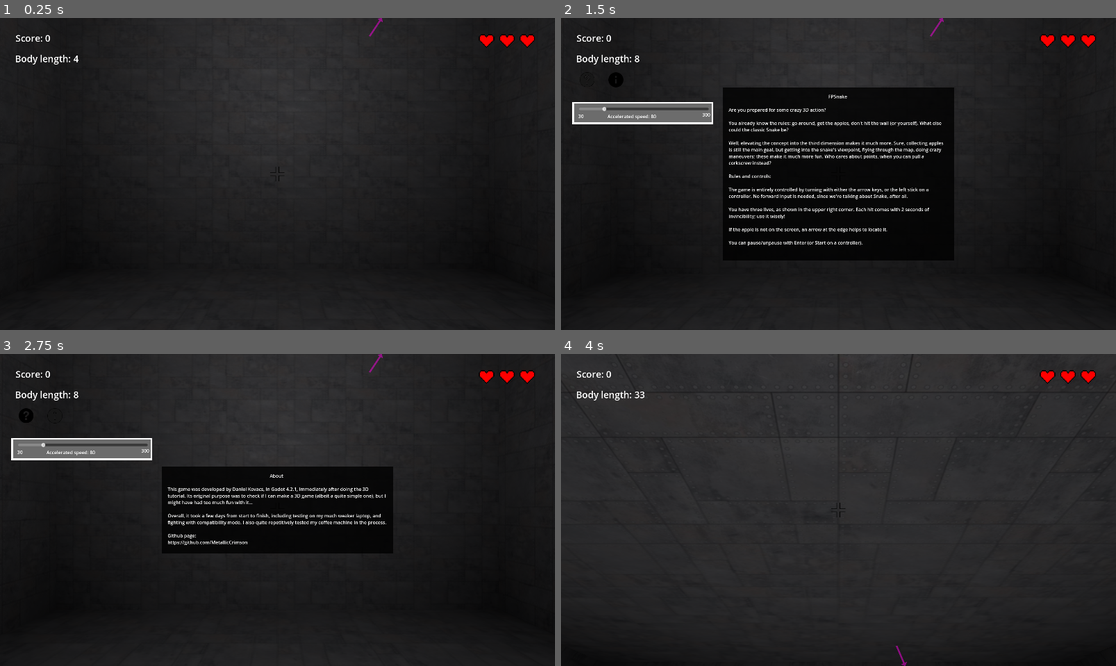
Above: before the commit, frames 1-4 (two rows, left to right).
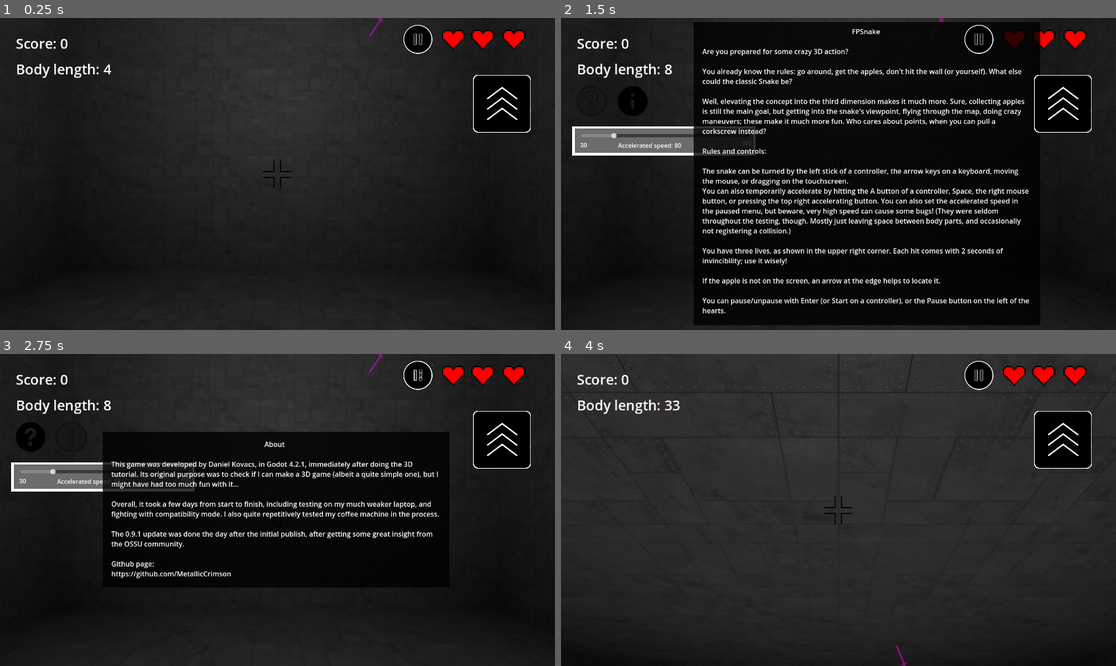
Above: after the commit, the same moments.

Repository: MetallicCrimson/FPSnake
Game: Godot game, scene res://scenes/main.tscn
The game is run twice, just before and just after one commit, with the same random seed, the same clock (stepped at 60 frames per second) and the same inputs.
Inputs (mouse positions are in pixels of both pictures, inside the frame that each line leads up to; where the layout moved, square brackets give the same spot in the first picture):
- Up to frame 1 (0.25 s): no input
- Up to frame 2 (1.5 s): tap Enter (restart_or_pause) at 0.5 s; hold Space (accelerate) 0.53-1.25 s; click (594, 102) [588, 80] at 1.25 s
- Up to frame 3 (2.75 s): click (72, 438) [55, 416] at 2 s
- Up to frame 4 (4 s): tap Enter (restart_or_pause) at 2.75 s; hold Down (move_down) 2.78-3.53 s; hold Space (accelerate) from 3.53 s (still down)

The runs differ from the first frame. In frame 1, 3.0% of the frame differs, in the area x 2-97%, y 2-55%; in frame 2, 33%, in the area x 2-97%, y 1-99%; in frame 3, 20%; in frame 4, 3.5%.

Commit message:
Modify for Android: touch controls, resize UI, etc.

Diff:
--- a/scenes/hud.tscn
+++ b/scenes/hud.tscn
@@ -8,218 +8,44 @@
 [ext_resource type="Texture2D" uid="uid://l2jbuejap7v4" path="res://resources/about_icon_hover.png" id="6_hdou2"]
 [ext_resource type="Texture2D" uid="uid://7ie35pp2pnph" path="res://resources/apple_arrow.png" id="7_u4evl"]
 [ext_resource type="Texture2D" uid="uid://beg3yp4g2f01" path="res://resources/heart_full_2.png" id="8_11by5"]
+[ext_resource type="Texture2D" uid="uid://kwf8473so2yl" path="res://resources/start_icon.png" id="9_5qqko"]
+
+[sub_resource type="CircleShape2D" id="CircleShape2D_wavjg"]
+radius = 50.0
 
 [node name="HUD" type="CanvasLayer"]
 process_mode = 2
 script = ExtResource("1_gtcwm")
 
 [node name="ScoreLabel" type="Label" parent="."]
-offset_left = 54.0
-offset_top = 47.0
-offset_right = 202.0
-offset_bottom = 104.0
+offset_left = 55.0
+offset_top = 54.0
+offset_right = 203.0
+offset_bottom = 111.0
+scale = Vector2(1.5, 1.5)
 theme_override_font_sizes/font_size = 32
 text = "Score: 0"
 
 [node name="Crosshair23" type="Sprite2D" parent="."]
 position = Vector2(960, 540)
+scale = Vector2(2, 2)
 texture = ExtResource("1_8fisi")
 
 [node name="BodyLabel" type="Label" parent="."]
-offset_left = 52.0
-offset_top = 118.0
-offset_right = 271.0
-offset_bottom = 163.0
+offset_left = 55.0
+offset_top = 143.0
+offset_right = 274.0
+offset_bottom = 188.0
+scale = Vector2(1.5, 1.5)
 theme_override_font_sizes/font_size = 32
 text = "Body length: 1"
 
-[node name="HelpButton" type="TextureButton" parent="."]
-offset_left = 65.0
-offset_top = 188.0
-offset_right = 116.0
-offset_bottom = 239.0
-texture_normal = ExtResource("3_cmojc")
-texture_hover = ExtResource("4_tphr2")
-
-[node name="HelpSign" type="ColorRect" parent="."]
-visible = false
-anchors_preset = 8
-anchor_left = 0.5
-anchor_top = 0.5
-anchor_right = 0.5
-anchor_bottom = 0.5
-offset_left = -400.0
-offset_top = -300.0
-offset_right = 400.0
-offset_bottom = 300.0
-grow_horizontal = 2
-grow_vertical = 2
-color = Color(0, 0, 0, 0.796078)
-
-[node name="RichTextLabel" type="RichTextLabel" parent="HelpSign"]
-layout_mode = 1
-anchors_preset = 8
-anchor_left = 0.5
-anchor_top = 0.5
-anchor_right = 0.5
-anchor_bottom = 0.5
-offset_left = -380.0
-offset_top = -280.0
-offset_right = 380.0
-offset_bottom = 280.0
-grow_horizontal = 2
-grow_vertical = 2
-text = "                                                                                   FPSnake
-
-Are you prepared for some crazy 3D action?
-
-You already know the rules: go around, get the apples, don't hit the wall (or yourself). What else could the classic Snake be?
-
-Well, elevating the concept into the third dimension makes it much more. Sure, collecting apples is still the main goal, but getting into the snake's viewpoint, flying through the map, doing crazy maneuvers; these make it much more fun. Who cares about points, when you can pull a corkscrew instead?
-
-Rules and controls:
-
-The game is entirely controlled by turning with either the arrow keys, or the left stick on a controller. No forward input is needed, since we're talking about Snake, after all.
-
-You have three lives, as shown in the upper right corner. Each hit comes with 2 seconds of invincibility; use it wisely!
-
-If the apple is not on the screen, an arrow at the edge helps to locate it.
-
-You can pause/unpause with Enter (or Start on a controller)."
-
-[node name="AboutButton" type="TextureButton" parent="."]
-offset_left = 164.0
-offset_top = 188.0
-offset_right = 216.0
-offset_bottom = 240.0
-texture_normal = ExtResource("5_xjp3p")
-texture_hover = ExtResource("6_hdou2")
-
-[node name="AboutSign" type="ColorRect" parent="."]
-anchors_preset = 8
-anchor_left = 0.5
-anchor_top = 0.5
-anchor_right = 0.5
-anchor_bottom = 0.5
-offset_left = -400.0
-offset_top = -150.0
-offset_right = 400.0
-offset_bottom = 150.0
-grow_horizontal = 2
-grow_vertical = 2
-color = Color(0, 0, 0, 0.796078)
-
-[node name="RichTextLabel" type="RichTextLabel" parent="AboutSign"]
-layout_mode = 1
-anchors_preset = 8
-anchor_left = 0.5
-anchor_top = 0.5
-anchor_right = 0.5
-anchor_bottom = 0.5
-offset_left = -380.0
-offset_top = -130.0
-offset_right = 380.0
-offset_bottom = 130.0
-grow_horizontal = 2
-grow_vertical = 2
-text = "                                                                                     About
-
-This game was developed by Daniel Kovacs, in Godot 4.2.1, immediately after doing the 3D tutorial. Its original purpose was to check if I can make a 3D game (albeit a quite simple one), but I might have had too much fun with it...
-
-Overall, it took a few days from start to finish, including testing on my much weaker laptop, and fighting with compatibility mode. I also quite repetitively tested my coffee machine in the process.
-
-Github page:
-https://github.com/MetallicCrimson"
-
-[node name="ArrowPivot" type="Node2D" parent="."]
-position = Vector2(960, 540)
-
-[node name="AppleArrow" type="Sprite2D" parent="ArrowPivot"]
-texture = ExtResource("7_u4evl")
-centered = false
-
-[node name="Heart1" type="Sprite2D" parent="."]
-position = Vector2(1683, 80)
-texture = ExtResource("8_11by5")
-
-[node name="Heart2" type="Sprite2D" parent="."]
-position = Vector2(1754, 80)
-texture = ExtResource("8_11by5")
-
-[node name="Heart3" type="Sprite2D" parent="."]
-position = Vector2(1824, 80)
-texture = ExtResource("8_11by5")
-
-[node name="GameOverSign" type="ColorRect" parent="."]
-visible = false
-anchors_preset = 8
-anchor_left = 0.5
-anchor_top = 0.5
-anchor_right = 0.5
-anchor_bottom = 0.5
-offset_left = -375.0
-offset_top = -150.0
-offset_right = 375.0
-offset_bottom = 150.0
-grow_horizontal = 2
-grow_vertical = 2
-color = Color(0, 0, 0, 0.552941)
-
-[node name="Label" type="Label" parent="GameOverSign"]
-layout_mode = 1
-anchors_preset = 8
-anchor_left = 0.5
-anchor_top = 0.5
-anchor_right = 0.5
-anchor_bottom = 0.5
-offset_left = -20.0
-offset_top = -11.5
-offset_right = 20.0
-offset_bottom = 11.5
-grow_horizontal = 2
-grow_vertical = 2
-theme_override_font_sizes/font_size = 40
-text = "Game Over!
-Press Enter/Start to restart."
-horizontal_alignment = 1
-vertical_alignment = 1
-
-[node name="PauseSign" type="ColorRect" parent="."]
-visible = false
-anchors_preset = 8
-anchor_left = 0.5
-anchor_top = 0.5
-anchor_right = 0.5
-anchor_bottom = 0.5
-offset_left = -250.0
-offset_top = -100.0
-offset_right = 250.0
-offset_bottom = 100.0
-grow_horizontal = 2
-grow_vertical = 2
-color = Color(0, 0, 0, 0.552941)
-
-[node name="Label" type="Label" parent="PauseSign"]
-layout_mode = 1
-anchors_preset = 8
-anchor_left = 0.5
-anchor_top = 0.5
-anchor_right = 0.5
-anchor_bottom = 0.5
-offset_left = -20.0
-offset_top = -11.5
-offset_right = 20.0
-offset_bottom = 11.5
-grow_horizontal = 2
-grow_vertical = 2
-theme_override_font_sizes/font_size = 40
-text = "Paused"
-
 [node name="SpeedChange" type="ColorRect" parent="."]
 offset_left = 39.0
-offset_top = 290.0
+offset_top = 375.0
 offset_right = 527.0
-offset_bottom = 367.0
+offset_bottom = 452.0
+scale = Vector2(1.3, 1.3)
 
 [node name="ColorRect" type="ColorRect" parent="SpeedChange"]
 layout_mode = 0
@@ -230,6 +56,7 @@
 color = Color(0.423529, 0.423529, 0.423529, 1)
 
 [node name="SpeedSlider" type="HSlider" parent="SpeedChange"]
+layout_mode = 0
 offset_left = 23.0
 offset_top = 17.0
 offset_right = 472.0
@@ -264,6 +91,208 @@
 offset_bottom = 62.0
 text = "Accelerated speed: 80"
 
+[node name="HelpButton" type="TextureButton" parent="."]
+offset_left = 55.0
+offset_top = 236.0
+offset_right = 106.0
+offset_bottom = 287.0
+scale = Vector2(2, 2)
+texture_normal = ExtResource("3_cmojc")
+texture_hover = ExtResource("4_tphr2")
+
+[node name="AboutButton" type="TextureButton" parent="."]
+offset_left = 196.0
+offset_top = 236.0
+offset_right = 248.0
+offset_bottom = 288.0
+scale = Vector2(2, 2)
+texture_normal = ExtResource("5_xjp3p")
+texture_hover = ExtResource("6_hdou2")
+
+[node name="ArrowPivot" type="Node2D" parent="."]
+position = Vector2(960, 540)
+
+[node name="AppleArrow" type="Sprite2D" parent="ArrowPivot"]
+texture = ExtResource("7_u4evl")
+centered = false
+
+[node name="Heart1" type="Sprite2D" parent="."]
+position = Vector2(1568, 75)
+scale = Vector2(1.5, 1.5)
+texture = ExtResource("8_11by5")
+
+[node name="Heart2" type="Sprite2D" parent="."]
+position = Vector2(1670, 75)
+scale = Vector2(1.5, 1.5)
+texture = ExtResource("8_11by5")
+
+[node name="Heart3" type="Sprite2D" parent="."]
+position = Vector2(1778, 75)
+scale = Vector2(1.5, 1.5)
+texture = ExtResource("8_11by5")
+
+[node name="GameOverSign" type="ColorRect" parent="."]
+visible = false
+anchors_preset = 8
+anchor_left = 0.5
+anchor_top = 0.5
+anchor_right = 0.5
+anchor_bottom = 0.5
+offset_left = -277.0
+offset_top = -167.0
+offset_right = 473.0
+offset_bottom = 133.0
+grow_horizontal = 2
+grow_vertical = 2
+color = Color(0, 0, 0, 0.552941)
+
+[node name="Label" type="Label" parent="GameOverSign"]
+layout_mode = 1
+anchors_preset = 8
+anchor_left = 0.5
+anchor_top = 0.5
+anchor_right = 0.5
+anchor_bottom = 0.5
+offset_left = -20.0
+offset_top = -11.5
+offset_right = 20.0
+offset_bottom = 11.5
+grow_horizontal = 2
+grow_vertical = 2
+theme_override_font_sizes/font_size = 40
+text = "Game Over!
+Press the Start button near
+the hearts to restart."
+horizontal_alignment = 1
+vertical_alignment = 1
+
+[node name="PauseSign" type="ColorRect" parent="."]
+visible = false
+anchors_preset = 8
+anchor_left = 0.5
+anchor_top = 0.5
+anchor_right = 0.5
+anchor_bottom = 0.5
+offset_left = -250.0
+offset_top = -100.0
+offset_right = 250.0
+offset_bottom = 100.0
+grow_horizontal = 2
+grow_vertical = 2
+color = Color(0, 0, 0, 0.552941)
+
+[node name="Label" type="Label" parent="PauseSign"]
+layout_mode = 1
+anchors_preset = 8
+anchor_left = 0.5
+anchor_top = 0.5
+anchor_right = 0.5
+anchor_bottom = 0.5
+offset_left = -20.0
+offset_top = -11.5
+offset_right = 20.0
+offset_bottom = 11.5
+grow_horizontal = 2
+grow_vertical = 2
+theme_override_font_sizes/font_size = 40
+text = "Paused"
+
+[node name="StartTouchButton" type="TouchScreenButton" parent="."]
+position = Vector2(1396, 24)
+texture_normal = ExtResource("9_5qqko")
+shape = SubResource("CircleShape2D_wavjg")
+
+[node name="TouchScreenButton" type="TouchScreenButton" parent="."]
+
+[node name="AboutSign" type="ColorRect" parent="."]
+visible = false
+anchors_preset = 8
+anchor_left = 0.5
+anchor_top = 0.5
+anchor_right = 0.5
+anchor_bottom = 0.5
+offset_left = -605.0
+offset_top = -271.0
+offset_right = 195.0
+offset_bottom = 89.0
+grow_horizontal = 2
+grow_vertical = 2
+scale = Vector2(1.5, 1.5)
+color = Color(0, 0, 0, 0.796078)
+
+[node name="RichTextLabel" type="RichTextLabel" parent="AboutSign"]
+layout_mode = 1
+anchors_preset = 8
+anchor_left = 0.5
+anchor_top = 0.5
+anchor_right = 0.5
+anchor_bottom = 0.5
+offset_left = -380.0
+offset_top = -163.0
+offset_right = 380.0
+offset_bottom = 163.0
+grow_horizontal = 2
+grow_vertical = 2
+text = "                                                                                     About
+
+This game was developed by Daniel Kovacs, in Godot 4.2.1, immediately after doing the 3D tutorial. Its original purpose was to check if I can make a 3D game (albeit a quite simple one), but I might have had too much fun with it...
+
+Overall, it took a few days from start to finish, including testing on my much weaker laptop, and fighting with compatibility mode. I also quite repetitively tested my coffee machine in the process.
+
+The 0.9.1 update was done the day after the initial publish, after getting some great insight from the OSSU community.
+
+Github page:
+https://github.com/MetallicCrimson"
+
+[node name="HelpSign" type="ColorRect" parent="."]
+visible = false
+anchors_preset = 8
+anchor_left = 0.5
+anchor_top = 0.5
+anchor_right = 0.5
+anchor_bottom = 0.5
+offset_left = -501.0
+offset_top = -526.0
+offset_right = 299.0
+offset_bottom = 174.0
+grow_horizontal = 2
+grow_vertical = 2
+scale = Vector2(1.5, 1.5)
+color = Color(0, 0, 0, 0.796078)
+
+[node name="RichTextLabel" type="RichTextLabel" parent="HelpSign"]
+layout_mode = 1
+anchors_preset = 8
+anchor_left = 0.5
+anchor_top = 0.5
+anchor_right = 0.5
+anchor_bottom = 0.5
+offset_left = -380.0
+offset_top = -340.0
+offset_right = 380.0
+offset_bottom = 340.0
+grow_horizontal = 2
+grow_vertical = 2
+text = "                                                                                   FPSnake
+
+Are you prepared for some crazy 3D action?
+
+You already know the rules: go around, get the apples, don't hit the wall (or yourself). What else could the classic Snake be?
+
+Well, elevating the concept into the third dimension makes it much more. Sure, collecting apples is still the main goal, but getting into the snake's viewpoint, flying through the map, doing crazy maneuvers; these make it much more fun. Who cares about points, when you can pull a corkscrew instead?
+
+Rules and controls:
+
+The snake can be turned by the left stick of a controller, the arrow keys on a keyboard, moving the mouse, or dragging on the touchscreen.
+You can also temporarily accelerate by hitting the A button of a controller, Space, the right mouse button, or pressing the top right accelerating button. You can also set the accelerated speed in the paused menu, but beware, very high speed can cause some bugs! (They were seldom throughout the testing, though. Mostly just leaving space between body parts, and occasionally not registering a collision.)
+
+You have three lives, as shown in the upper right corner. Each hit comes with 2 seconds of invincibility; use it wisely!
+
+If the apple is not on the screen, an arrow at the edge helps to locate it.
+
+You can pause/unpause with Enter (or Start on a controller), or the Pause button on the left of the hearts."
+
+[connection signal="value_changed" from="SpeedChange/SpeedSlider" to="." method="_on_speed_slider_value_changed"]
 [connection signal="pressed" from="HelpButton" to="." method="_on_help_button_pressed"]
 [connection signal="pressed" from="AboutButton" to="." method="_on_about_button_pressed"]
-[connection signal="value_changed" from="SpeedChange/SpeedSlider" to="." method="_on_speed_slider_value_changed"]
+[connection signal="pressed" from="StartTouchButton" to="." method="_on_start_touch_button_pressed"]
--- a/scenes/main.tscn
+++ b/scenes/main.tscn
@@ -6,6 +6,8 @@
 [ext_resource type="PackedScene" uid="uid://fv1ipud35v71" path="res://scenes/wallv_2.tscn" id="4_fyryl"]
 [ext_resource type="PackedScene" uid="uid://yvc3fa1htxh2" path="res://scenes/player.tscn" id="5_srjoi"]
 [ext_resource type="PackedScene" uid="uid://bukxg53vu3nwi" path="res://scenes/hud.tscn" id="6_n2b3l"]
+[ext_resource type="Texture2D" uid="uid://brqeon6vbi0up" path="res://resources/pause_icon.png" id="7_5uiyr"]
+[ext_resource type="Texture2D" uid="uid://dk2nq7oo3fiys" path="res://resources/acc_icon.png" id="8_agtoq"]
 
 [sub_resource type="StandardMaterial3D" id="StandardMaterial3D_hgksg"]
 albedo_color = Color(1, 0, 0, 1)
@@ -16,6 +18,12 @@
 
 [sub_resource type="BoxShape3D" id="BoxShape3D_gj10h"]
 size = Vector3(40, 1, 40)
+
+[sub_resource type="CircleShape2D" id="CircleShape2D_wqx7o"]
+radius = 50.0
+
+[sub_resource type="RectangleShape2D" id="RectangleShape2D_vsbxb"]
+size = Vector2(200, 200)
 
 [node name="Main" type="Node"]
 script = ExtResource("1_ttt8c")
@@ -70,6 +78,19 @@
 text = "Wow, you flew all the way here? I'm so honored!"
 font_size = 200
 
+[node name="TouchLayer" type="CanvasLayer" parent="."]
+
+[node name="PauseTouchButton" type="TouchScreenButton" parent="TouchLayer"]
+position = Vector2(1396, 24)
+texture_normal = ExtResource("7_5uiyr")
+shape = SubResource("CircleShape2D_wqx7o")
+
+[node name="AccelerateTouchButton" type="TouchScreenButton" parent="TouchLayer"]
+position = Vector2(1637, 197)
+texture_normal = ExtResource("8_agtoq")
+shape = SubResource("RectangleShape2D_vsbxb")
+action = "accelerate"
+
 [connection signal="body_exited" from="Player" to="." method="_on_player_body_exited"]
 [connection signal="delete_body" from="Player" to="." method="_on_player_delete_body"]
 [connection signal="game_over" from="Player" to="." method="_on_player_game_over"]
@@ -78,3 +99,4 @@
 [connection signal="ready" from="Player" to="." method="_on_player_ready"]
 [connection signal="acc_changed" from="HUD" to="Player" method="_on_hud_acc_changed"]
 [connection signal="body_entered" from="EE" to="." method="_on_ee_body_entered"]
+[connection signal="pressed" from="TouchLayer/PauseTouchButton" to="." method="_on_pause_touch_button_pressed"]
--- a/scenes/player.tscn
+++ b/scenes/player.tscn
@@ -30,12 +30,7 @@
 wait_time = 2.0
 one_shot = true
 
-[node name="BodyTimer" type="Timer" parent="."]
-wait_time = 0.06
-autostart = true
-
 [connection signal="area_entered" from="PlayerArea" to="." method="_on_player_area_area_entered"]
 [connection signal="area_exited" from="PlayerArea" to="." method="_on_player_area_area_exited"]
 [connection signal="body_entered" from="PlayerArea" to="." method="_on_player_area_body_entered"]
 [connection signal="area_exited" from="NextBodyArea" to="." method="_on_next_body_area_area_exited"]
-[connection signal="timeout" from="BodyTimer" to="." method="_on_body_timer_timeout"]
--- a/scripts/hud.gd
+++ b/scripts/hud.gd
@@ -18,6 +18,7 @@
 	$HelpSign.hide()
 	$AboutSign.hide()
 	$SpeedChange.hide()
+	$StartTouchButton.hide()
 	var temp_size = get_viewport().size
 	half_width = temp_size[0] / 2
 	half_height = temp_size[1] / 2
@@ -34,13 +35,14 @@
 			get_tree().reload_current_scene()
 		elif paused_flag:
 			acc_changed.emit(acc_speed)
+			$StartTouchButton.hide()
 			$PauseSign.hide()
 			$HelpButton.hide()
 			$AboutButton.hide()
 			$HelpSign.hide()
 			$AboutSign.hide()
 			$SpeedChange.hide()
-			Input.set_mouse_mode(Input.MOUSE_MODE_CAPTURED)
+			#Input.set_mouse_mode(Input.MOUSE_MODE_CAPTURED)
 			get_tree().paused = false
 			paused_flag = false
 		else:
@@ -58,6 +60,7 @@
 func game_over():
 	gameover_flag = true
 	Input.set_mouse_mode(Input.MOUSE_MODE_VISIBLE)
+	$StartTouchButton.show()
 	$SpeedChange.show()
 	$HelpButton.show()
 	$AboutButton.show()
@@ -65,7 +68,9 @@
 
 
 func pause():
+	paused_flag = true
 	Input.set_mouse_mode(Input.MOUSE_MODE_VISIBLE)
+	$StartTouchButton.show()
 	$SpeedChange.show()
 	$HelpButton.show()
 	$AboutButton.show()
@@ -144,3 +149,24 @@
 func _on_speed_slider_value_changed(value):
 	acc_speed = value
 	$SpeedChange/Label3.text = "Accelerated speed: " + str(value)
+
+
+func _on_start_touch_button_pressed():
+	if gameover_flag:
+		get_tree().paused = false
+		get_tree().reload_current_scene()
+	elif paused_flag:
+		acc_changed.emit(acc_speed)
+		$StartTouchButton.hide()
+		$PauseSign.hide()
+		$HelpButton.hide()
+		$AboutButton.hide()
+		$HelpSign.hide()
+		$AboutSign.hide()
+		$SpeedChange.hide()
+		Input.set_mouse_mode(Input.MOUSE_MODE_CAPTURED)
+		get_tree().paused = false
+		paused_flag = false
+	else:
+		paused_flag = true
+		pause()
--- a/scripts/main.gd
+++ b/scripts/main.gd
@@ -14,7 +14,7 @@
 
 # Called when the node enters the scene tree for the first time.
 func _ready():
-	Input.set_mouse_mode(Input.MOUSE_MODE_CAPTURED)
+	#Input.set_mouse_mode(Input.MOUSE_MODE_CAPTURED)
 	var temp_size = get_tree().get_root().size
 	window_width = temp_size[0]
 	window_height = temp_size[1]
@@ -24,12 +24,16 @@
 
 # Called every frame. 'delta' is the elapsed time since the previous frame.
 func _process(_delta):
+	if $TouchLayer/PauseTouchButton.visible == false:
+		$TouchLayer/PauseTouchButton.show()
+
 
 	if Input.is_action_just_pressed("restart_or_pause"):
 		get_tree().paused = true
 
 	#temp_position =
-	#is_apple_on_screen = apple.position.x >= 0 and apple.position.x <= window_width and apple.position.y >= 0 and apple.position.y <= window_height and not get_viewport().get_camera_3d().is_position_behind(apple.position)
+	#is_apple_on_screen = apple.position.x >= 0 and apple.position.x <= window_width
+	#and apple.position.y >= 0 and apple.position.y <= window_height and not get_viewport().get_camera_3d().is_position_behind(apple.position)
 
 
 	if true: #not is_apple_on_screen and not apple_just_rendered:
@@ -123,6 +127,7 @@
 
 func _on_player_game_over():
 	$HUD.game_over()
+	$TouchLayer/PauseTouchButton.hide()
 	get_tree().paused = true
 
 
@@ -133,3 +138,9 @@
 func _on_ee_body_entered(_body):
 	$HUD.game_over()
 	get_tree().paused = true
+
+
+func _on_pause_touch_button_pressed():
+	$TouchLayer/PauseTouchButton.hide()
+	get_tree().paused = true
+	$HUD.pause()
--- a/scripts/player.gd
+++ b/scripts/player.gd
@@ -68,11 +68,6 @@
 	return vect.distance_to(position) < 4 or body_array.any(func(temp_pos): return vect.distance_to(temp_pos.position) < 4)
 
 
-func _on_body_timer_timeout():
-	pass
-	#next_body.emit()
-
-
 func _on_hud_acc_changed(speed):
 	print("New acc: ", speed)
 	acc_speed = speed
Binary file added: resources/about_icon_v2.png
Not shown, added: resources/about_icon_v2.png.import
Binary file added: resources/acc_icon.png
Not shown, added: resources/acc_icon.png.import
Binary file added: resources/pause_icon.png
Not shown, added: resources/pause_icon.png.import
Binary file added: resources/start_icon.png
Not shown, added: resources/start_icon.png.import
Not shown: 1 places in scenes/hud.tscn that only renumber resources
Not shown: 1 places in scenes/main.tscn that only renumber resources
